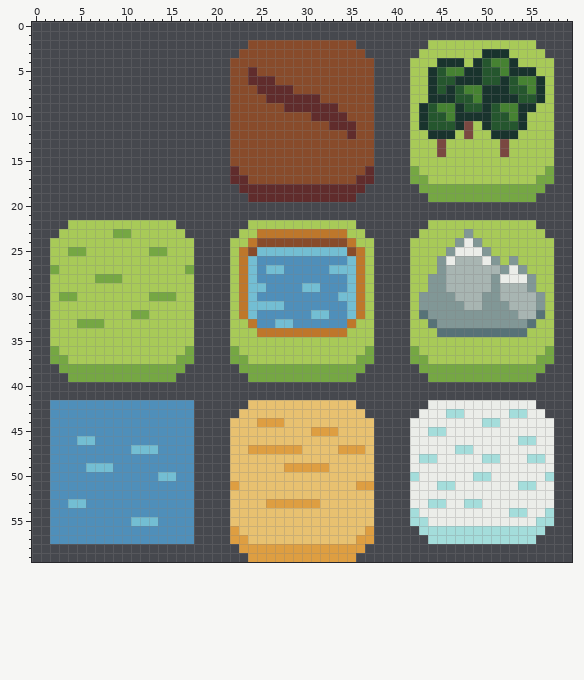
Edited in one commit: pixel-art sprite (Grande Ville/Assets/Sprites/tiles.png). The picture above was drawn from the file before the commit.
The file is 60x60 pixels.
The same view after the edit:
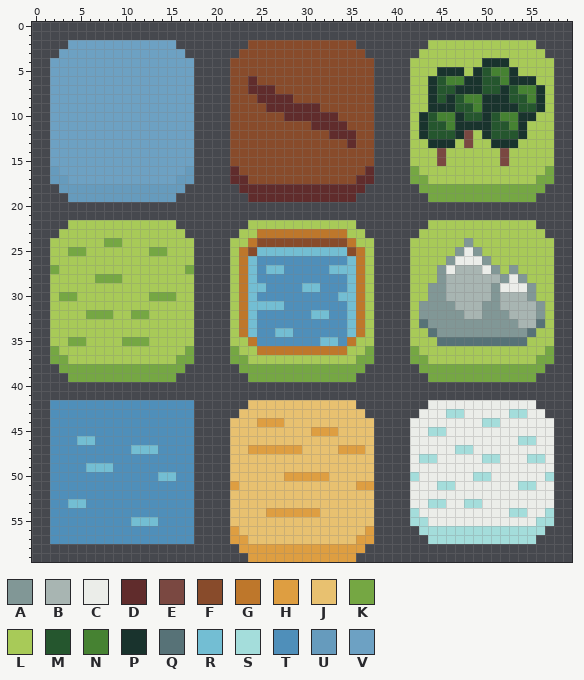
Palette (. is transparent): A #819796  B #a8b5b2  C #ebede9  D #602c2c  E #7a4841  F #884b2b  G #be772b  H #de9e41  J #e8c170  K #75a743  L #a8ca58  M #25562e  N #468232  P #19332d  Q #577277  R #73bed3  S #a4dddb  T #4f8fba  U #669bbd  V #6da1c3
The exact change:
@@ x 0..59 @@
  1 ............................................................
- 2 ........................FFFFFFFFFFFF........LLLLLLLLLLLL....
- 3 .......................FFFFFFFFFFFFFF......LLLLLLLPPPLLLL...
- 4 ......................FFFFFFFFFFFFFFFF....LLLPPPLPMNNPLLLL..
- 5 ......................FFDFFFFFFFFFFFFF....LLPMNNPPMMNPPPLL..
- 6 ......................FFDDDFFFFFFFFFFF....LLPMMPPPMMPMNNPL..
- 7 ......................FFFDDDDFFFFFFFFF....LLPMPMNNPPPMMNPL..
- 8 ......................FFFFDDDDDDFFFFFF....LLPPPMMNPPPPMMPL..
- 9 ......................FFFFFFDDDDDDFFFF....LPMNNPMMPMNNPPLL..
-10 ......................FFFFFFFFFDDDDFFF....LPMMNPPPPMMNPLLL..
-11 ......................FFFFFFFFFFFDDDFF....LPMMMPELPMMMPLLL..
-12 ......................FFFFFFFFFFFFFDFF....LLPPPLELLPPPLLLL..
-13 ......................FFFFFFFFFFFFFFFF....LLLELLLLLLELLLLL..
-14 ......................FFFFFFFFFFFFFFFF....LLLELLLLLLELLLLL..
-15 ......................FFFFFFFFFFFFFFFF....LLLLLLLLLLLLLLLL..
-16 ......................DFFFFFFFFFFFFFFD....KLLLLLLLLLLLLLLK..
-17 ......................DDFFFFFFFFFFFFDD....KKLLLLLLLLLLLLKK..
-18 .......................DDDDDDDDDDDDDD......KKKKKKKKKKKKKK...
-19 ........................DDDDDDDDDDDD........KKKKKKKKKKKK....
+ 2 ....VVVVVVVVVVVV........FFFFFFFFFFFF........LLLLLLLLLLLL....
+ 3 ...VVVVVVVVVVVVVV......FFFFFFFFFFFFFF......LLLLLLLLLLLLLL...
+ 4 ..VVVVVVVVVVVVVVVV....FFFFFFFFFFFFFFFF....LLLLLLLLPPPLLLLL..
+ 5 ..VVVVVVVVVVVVVVVV....FFFFFFFFFFFFFFFF....LLLPPPLPMNNPLLLL..
+ 6 ..VVVVVVVVVVVVVVVV....FFDFFFFFFFFFFFFF....LLPMNNPPMMNPPPLL..
+ 7 ..VVVVVVVVVVVVVVVV....FFDDDFFFFFFFFFFF....LLPMMPPPMMPMNNPL..
+ 8 ..VVVVVVVVVVVVVVVV....FFFDDDDFFFFFFFFF....LLPMPMNNPPPMMNPL..
+ 9 ..VVVVVVVVVVVVVVVV....FFFFDDDDDDFFFFFF....LLPPPMMNPPPPMMPL..
+10 ..VVVVVVVVVVVVVVVV....FFFFFFDDDDDDFFFF....LPMNNPMMPMNNPPLL..
+11 ..VVVVVVVVVVVVVVVV....FFFFFFFFFDDDDFFF....LPMMNPPPPMMNPLLL..
+12 ..VVVVVVVVVVVVVVVV....FFFFFFFFFFFDDDFF....LPMMMPELPMMMPLLL..
+13 ..VVVVVVVVVVVVVVVV....FFFFFFFFFFFFFDFF....LLPPPLELLPPPLLLL..
+14 ..VVVVVVVVVVVVVVVV....FFFFFFFFFFFFFFFF....LLLELLLLLLELLLLL..
+15 ..VVVVVVVVVVVVVVVV....FFFFFFFFFFFFFFFF....LLLELLLLLLELLLLL..
+16 ..UVVVVVVVVVVVVVVU....DFFFFFFFFFFFFFFD....KLLLLLLLLLLLLLLK..
+17 ..UUVVVVVVVVVVVVUU....DDFFFFFFFFFFFFDD....KKLLLLLLLLLLLLKK..
+18 ...UUUUUUUUUUUUUU......DDDDDDDDDDDDDD......KKKKKKKKKKKKKK...
+19 ....UUUUUUUUUUUU........DDDDDDDDDDDD........KKKKKKKKKKKK....
 20 ............................................................
@@ x 0..59 @@
 22 ....LLLLLLLLLLLL........LLLLLLLLLLLL........LLLLLLLLLLLL....
-23 ...LLLLLLKKLLLLLL......LLGGGGGGGGGGLL......LLLLLALLLLLLLL...
-24 ..LLLLLLLLLLLLLLLL....LLGFFFFFFFFFFGLL....LLLLLACALLLLLLLL..
-25 ..LLKKLLLLLLLKKLLL....LGFRRRRRRRRRRFGL....LLLLACCCALLLLLLL..
-26 ..LLLLLLLLLLLLLLLL....LGRTTTTTTTTTTRGL....LLLACBBBCALALLLL..
-27 ..KLLLLLLLLLLLLLLK....LGRTRRTTTTTRRRGL....LLLABBBBBBACALLL..
-28 ..LLLLLKKKLLLLLLLL....LGRTTTTTTTTTTRGL....LLAABBBBBACCCALL..
-29 ..LLLLLLLLLLLLLLLL....LGRRTTTTRRTTTRGL....LLAABBBBBABBBALL..
-30 ..LKKLLLLLLLLKKKLL....LGRTTTTTTTTTRRGL....LAAAABBBAABBBBAL..
-31 ..LLLLLLLLLLLLLLLL....LGRRRRTTTTTTTRGL....LAAAAABBAAABBBAL..
-32 ..LLLLLLLLLKKLLLLL....LGRTTTTTTRRTTRGL....LQAAAAAAAAAABBQL..
-33 ..LLLKKKLLLLLLLLLL....LLGTTRRTTTTTTGLL....LLQAAAAAAAAAAQLL..
-34 ..LLLLLLLLLLLLLLLL....LLLGGGGGGGGGGLLL....LLLQQQQQQQQQQLLL..
-35 ..LLLLLLLLLLLLLLLL....LLLLLLLLLLLLLLLL....LLLLLLLLLLLLLLLL..
-36 ..KLLLLLLLLLLLLLLK....KLLLLLLLLLLLLLLK....KLLLLLLLLLLLLLLK..
+23 ...LLLLLLLLLLLLLL......LLGGGGGGGGGGLL......LLLLLLLLLLLLLL...
+24 ..LLLLLLKKLLLLLLLL....LLGFFFFFFFFFFGLL....LLLLLLALLLLLLLLL..
+25 ..LLKKLLLLLLLKKLLL....LGFRRRRRRRRRRFGL....LLLLLACALLLLLLLL..
+26 ..LLLLLLLLLLLLLLLL....LGRTTTTTTTTTTRGL....LLLLACCCALLLLLLL..
+27 ..KLLLLLLLLLLLLLLK....LGRTRRTTTTTRRRGL....LLLACBBBCALALLLL..
+28 ..LLLLLKKKLLLLLLLL....LGRTTTTTTTTTTRGL....LLLABBBBBBACALLL..
+29 ..LLLLLLLLLLLLLLLL....LGRRTTTTRRTTTRGL....LLAABBBBBACCCALL..
+30 ..LKKLLLLLLLLKKKLL....LGRTTTTTTTTTRRGL....LLAABBBBBABBBALL..
+31 ..LLLLLLLLLLLLLLLL....LGRRRRTTTTTTTRGL....LAAAABBBAABBBBAL..
+32 ..LLLLKKKLLKKLLLLL....LGRTTTTTTRRTTRGL....LAAAAABBAAABBBAL..
+33 ..LLLLLLLLLLLLLLLL....LGRTTTTTTTTTTRGL....LQAAAAAAAAAABBQL..
+34 ..LLLLLLLLLLLLLLLL....LGRTTRRTTTTTTRGL....LLQAAAAAAAAAAQLL..
+35 ..LLKKLLLLKKKLLLLL....LLGTTTTTTTRRTGLL....LLLQQQQQQQQQQLLL..
+36 ..KLLLLLLLLLLLLLLK....KLLGGGGGGGGGGLLK....KLLLLLLLLLLLLLLK..
 37 ..KKLLLLLLLLLLLLKK....KKLLLLLLLLLLLLKK....KKLLLLLLLLLLLLKK..
@@ x 24..34 @@
 48 JJJJJJJJJJJ
-49 JJJJHHHHHJJ
-50 JJJJJJJJJJJ
+49 JJJJJJJJJJJ
+50 JJJJHHHHHJJ
 51 JJJJJJJJJJJ
 52 JJJJJJJJJJJ
-53 JJHHHHHHJJJ
-54 JJJJJJJJJJJ
+53 JJJJJJJJJJJ
+54 JJHHHHHHJJJ
 55 JJJJJJJJJJJ
Where, in picture pixels (left, top, right, bottom), the same in both pictures:
changed: (50, 40, 194, 247)
changed: (419, 49, 545, 166)
changed: (248, 67, 356, 148)
changed: (419, 229, 545, 346)
changed: (68, 310, 149, 346)
changed: (239, 319, 365, 355)
changed: (266, 463, 329, 517)
